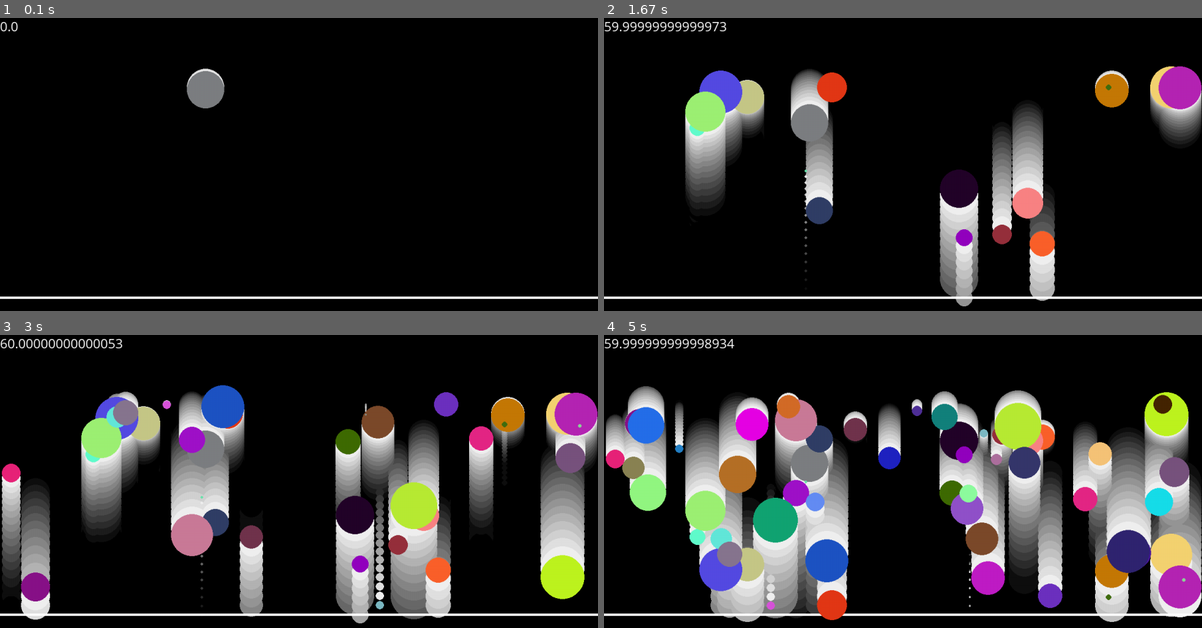
Above: before the commit, frames 1-4 (two rows, left to right).
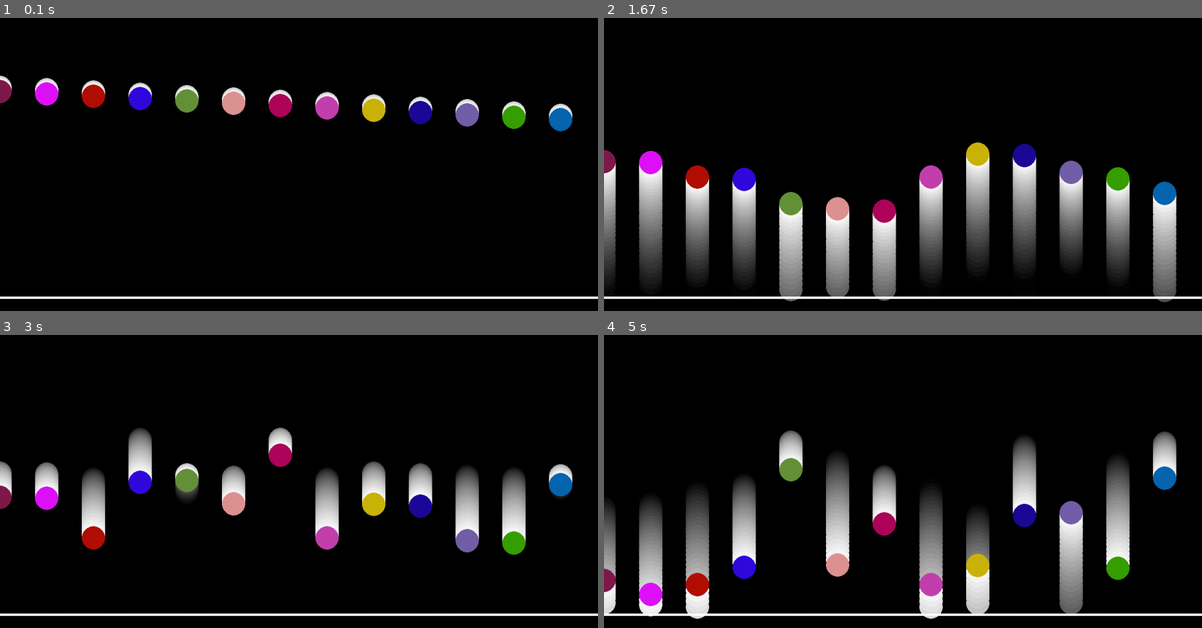
Above: after the commit, the same moments.

Repository: selavyn/Jumping-Balls-made-in-Pygame
Game: pygame game, started from main.py
The game is run twice, just before and just after one commit, with the same random seed, the same clock (stepped at 60 frames per second) and the same inputs.
Inputs:
- Up to frame 1 (0.1 s): no input
- Up to frame 2 (1.67 s): no input
- Up to frame 3 (3 s): no input
- Up to frame 4 (5 s): no input

The runs differ from the first frame. In frame 1, 4.5% of the frame differs, in the area x 0-96%, y 1-39%; in frame 2, 33%; in frame 3, 38%; in frame 4, 51%, in the area x 0-100%, y 1-98%.

Commit message:
Better spawning
Instead of spawning the balls randomly, i'm using a sort of line made of balls going from one point to another, might change some parameters to have a more pleasure inducing watching experience

Diff:
--- a/ball.py
+++ b/ball.py
@@ -2,18 +2,19 @@
 import random
 from ground import *
 
+
 class Ball:
-    fallSpeed = 0.5
+    fallSpeed = 3000
     Balls = []
     Ghosts = []
 
     def new(self,x,y,radius):
-        self.Balls.append([x,y,radius,(random.randint(0,255),random.randint(0,255),random.randint(0,255)),0,20])
+        self.Balls.append([x,y,radius,(random.randint(0,255),random.randint(0,255),random.randint(0,255)),0,80000])
         print("Creating Ball", len(self.Balls))
 
-    def update(self,screen, trail):
+    def update(self,screen, trail, dt, fps):
         for obj in self.Ghosts:
-            obj[3]-=15
+            obj[3]-=dt*1000
             if obj[3]<0:
                 obj[3]=0
             pygame.draw.circle(trail, (255,255,255,obj[3]), (obj[0],obj[1]), obj[2])
@@ -25,12 +26,12 @@
             pygame.draw.circle(screen, obj[3], (obj[0],obj[1]), obj[2])
             if obj[1]+obj[2] >= Ground.Y:
                 obj[4]=0
-                obj[4]-=obj[5]
-                obj[5]-=0.5
+                obj[4]-=(dt*(fps/60))*obj[5]
+                obj[5]-=dt*100
 
             else:
-                obj[4]+=self.fallSpeed
-            obj[1]+=obj[4]
+                obj[4]+=dt*self.fallSpeed
+            obj[1]+=dt*obj[4]
 
             self.Ghosts.append([obj[0],obj[1],obj[2],255])
 
--- a/main.py
+++ b/main.py
@@ -1,3 +1,5 @@
+import time
+
 import pygame
 import random
 
@@ -20,16 +22,21 @@
 
 clock = pygame.time.Clock()
 
+dt = clock.get_rawtime()
+
 pygame.font.init()
 
 font = pygame.font.SysFont("Comic Sans MS", 30)
 
 ballTimer = 1
 
-maxBalls = 60
+maxBalls = 30
 
+for i in range(0,1280,100):
+    Ball.new(Ball,i,i/20+150,25)
 while running:
-    clock.tick(60)
+    dt = clock.get_time()/1000
+    clock.tick(144)
     screen.fill((0,0,0))
     screen.blit(trail_surf, (0,0))
 
@@ -39,19 +46,21 @@
             running=False
             exit(0)
 
-    ballTimer+=clock.get_time()/1000
-    if ballTimer>=random.randint(0,4):
+
+    ballTimer+=dt
+    """if ballTimer>=random.randint(1,4):
         if len(Ball.Balls)+1<=maxBalls:
             Ball.new(Ball,random.randint(15,1265),150,random.randint(1,50))
-        ballTimer=0
+        ballTimer=0"""
 
 
-    maxBalls = clock.get_fps()
+
+    #maxBalls = clock.get_fps()
     fps_text = font.render(str(clock.get_fps()), True, (255,255,255))
-    screen.blit(fps_text, (0,0))
+    #screen.blit(fps_text, (0,0))
 
     Ground.update(Ground, screen, width)
-    Ball.update(Ball, screen, trail_surf)
+    Ball.update(Ball, screen, trail_surf, dt, clock.get_fps())
 
 
     pygame.display.update()
